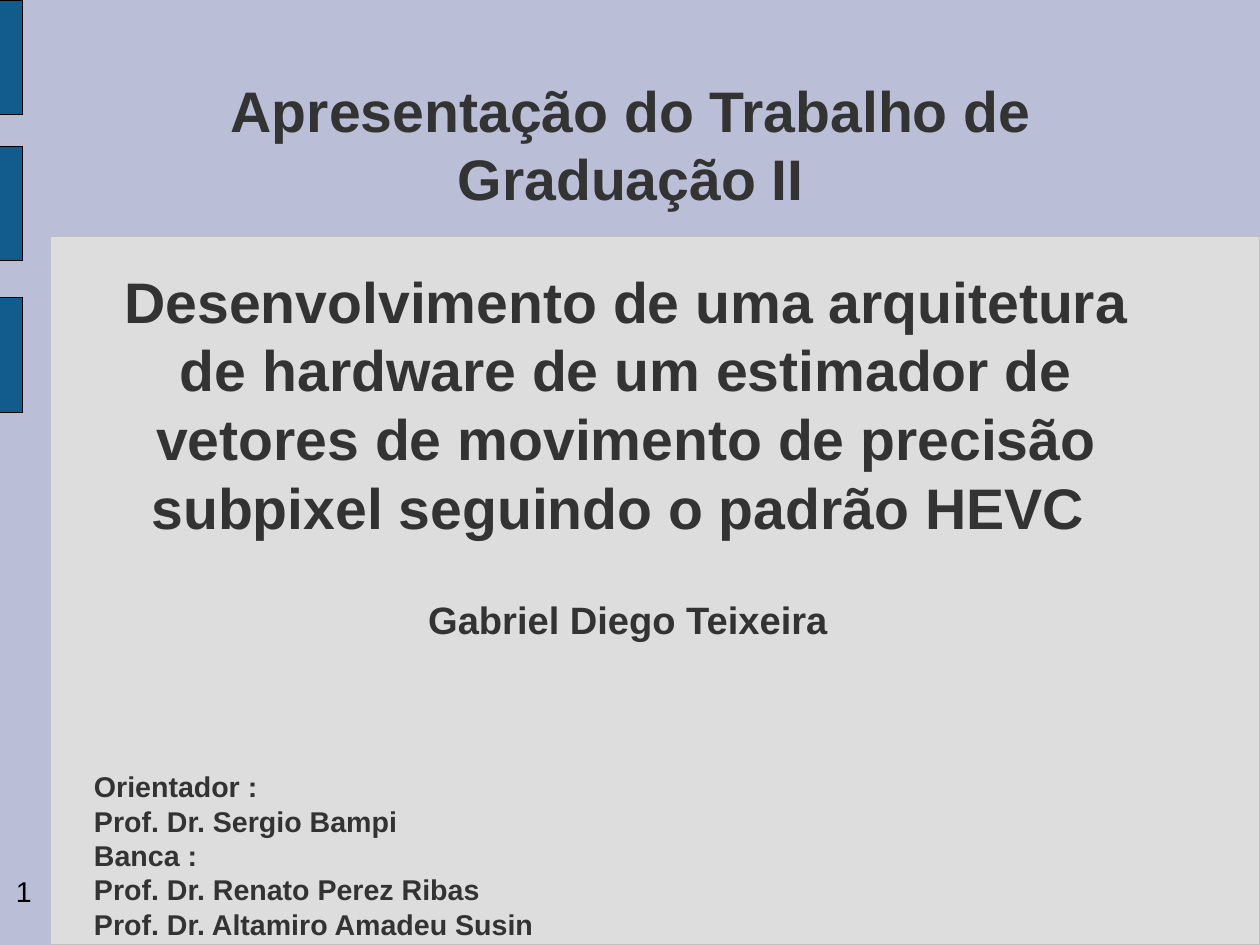
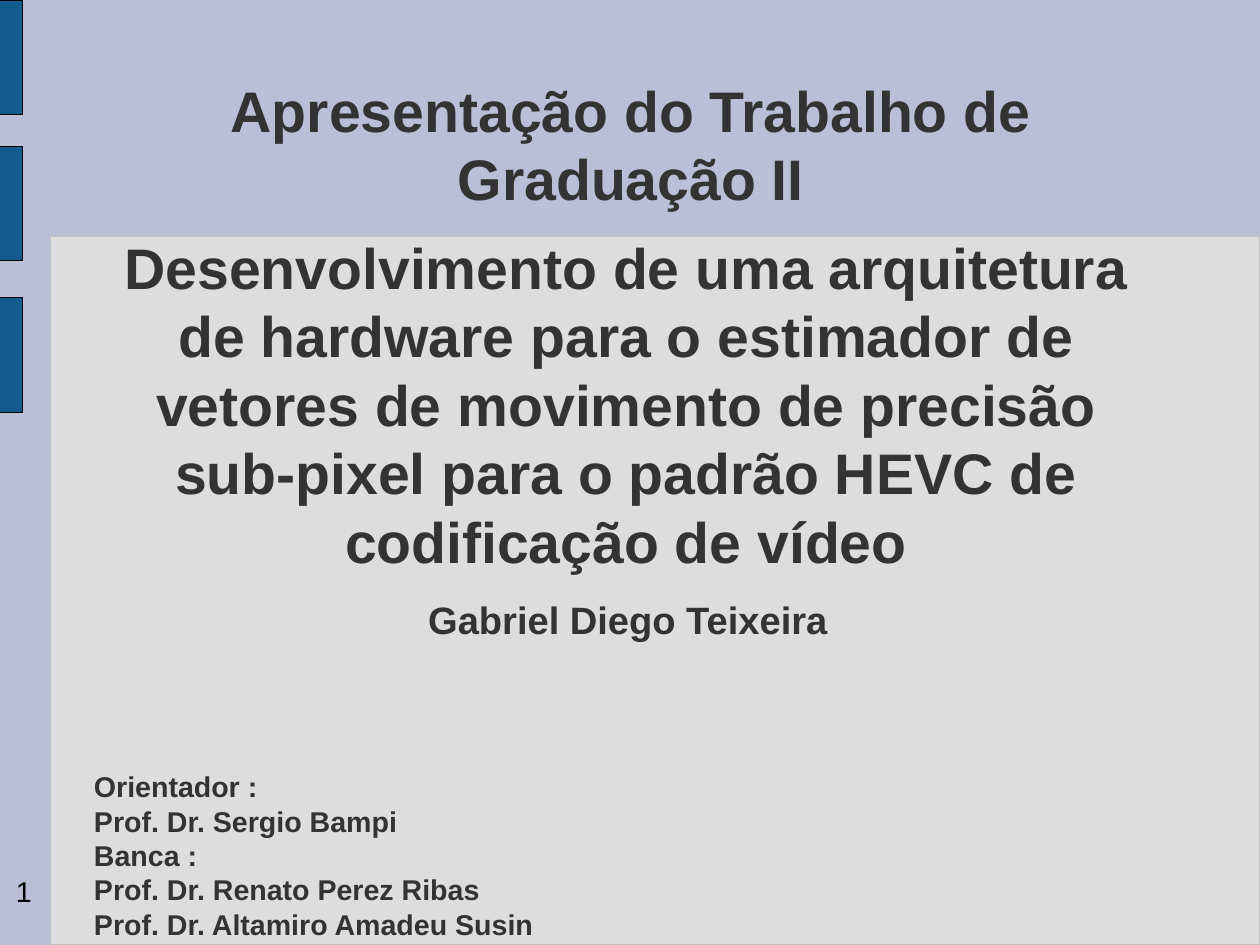
Before and after one commit to gabrieldiego/tg, a slide deck: slide 1 of artigo/apresentacao-tg2.odp. Drawn at 1260x945 pixels with LibreOffice and Linux fonts; fonts in the diff are those of the drawing; background and template pictures are left out. Boxes give left, top, right and bottom in pixels: in the first picture for what was removed or moved away, otherwise in the second. Text is boxed around its words. In the diff, an @@ line names an element or a change of style, - is before the commit and + after.

```diff
--- a/artigo/apresentacao-tg2.odp
+++ b/artigo/apresentacao-tg2.odp
@@ title at bbox=[124, 247, 1127, 574]: text changed @@
-Desenvolvimento de uma arquitetura de hardware de um estimador de vetores de movimento de precisão subpixel seguindo o padrão HEVC
+Desenvolvimento de uma arquitetura de hardware para o estimador de vetores de movimento de precisão sub-pixel para o padrão HEVC de codificação de vídeo
```
Also in this commit, not shown: 13 other slides changed, 3 slides added, 1 other file.
